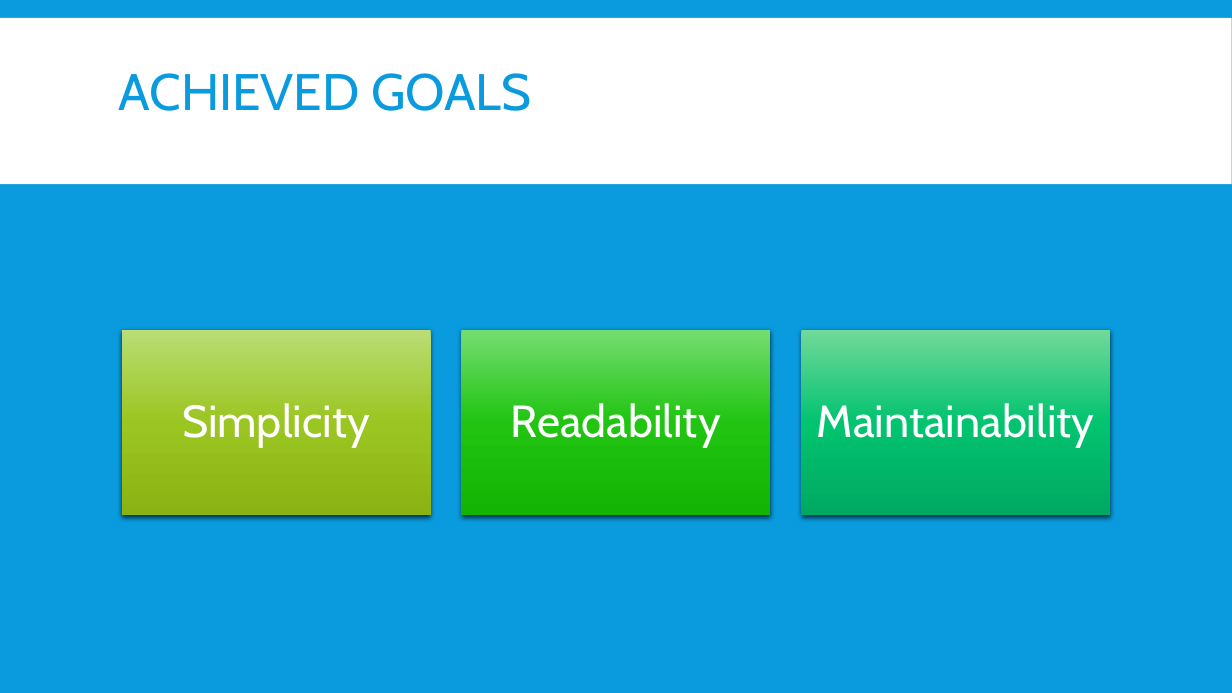
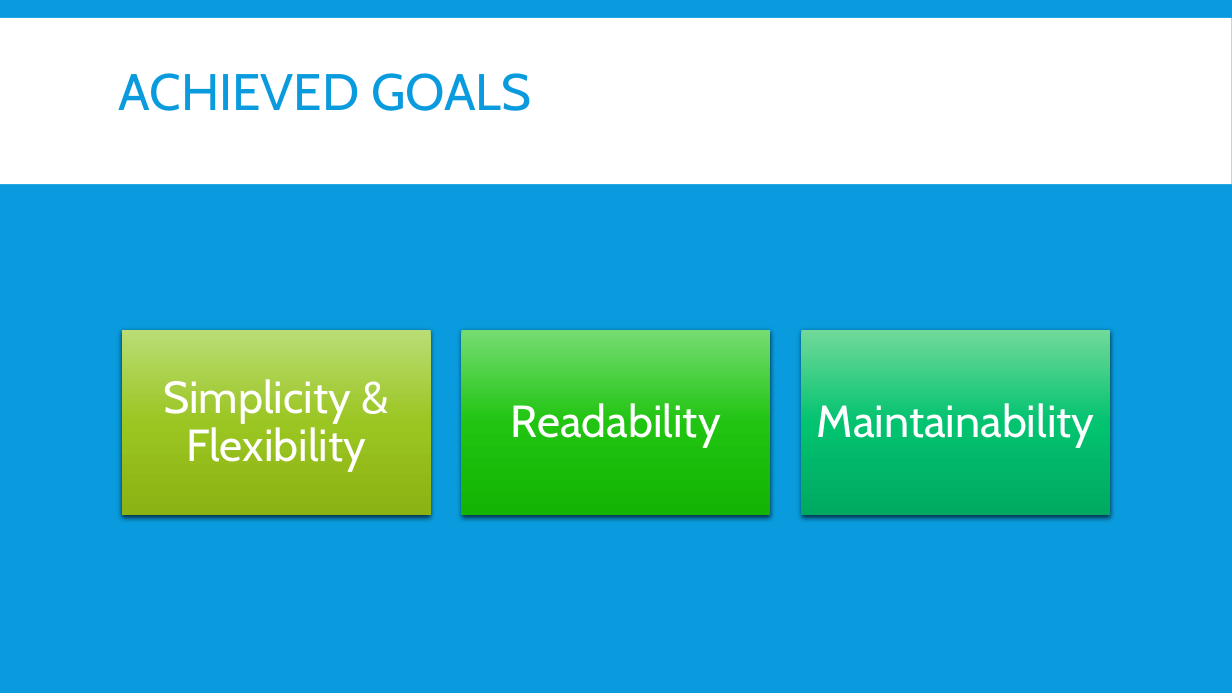
Before and after one commit to OryGregS/SeniorProject, a slide deck: slide 22 of docs/FuzzyRecordLinkage.pptx. Drawn at 1232x693 pixels with LibreOffice and Linux fonts; fonts in the diff are those of the drawing. Boxes give left, top, right and bottom in pixels: in the first picture for what was removed or moved away, otherwise in the second. Text is boxed around its words. In the diff, an @@ line names an element or a change of style, - is before the commit and + after.

```diff
--- a/docs/FuzzyRecordLinkage.pptx
+++ b/docs/FuzzyRecordLinkage.pptx
@@ text at box(163, 379, 366, 472): text changed @@
-Simplicity
+Simplicity & Flexibility
```
Also in this commit, not shown: 4 other slides changed, 5 other files.
